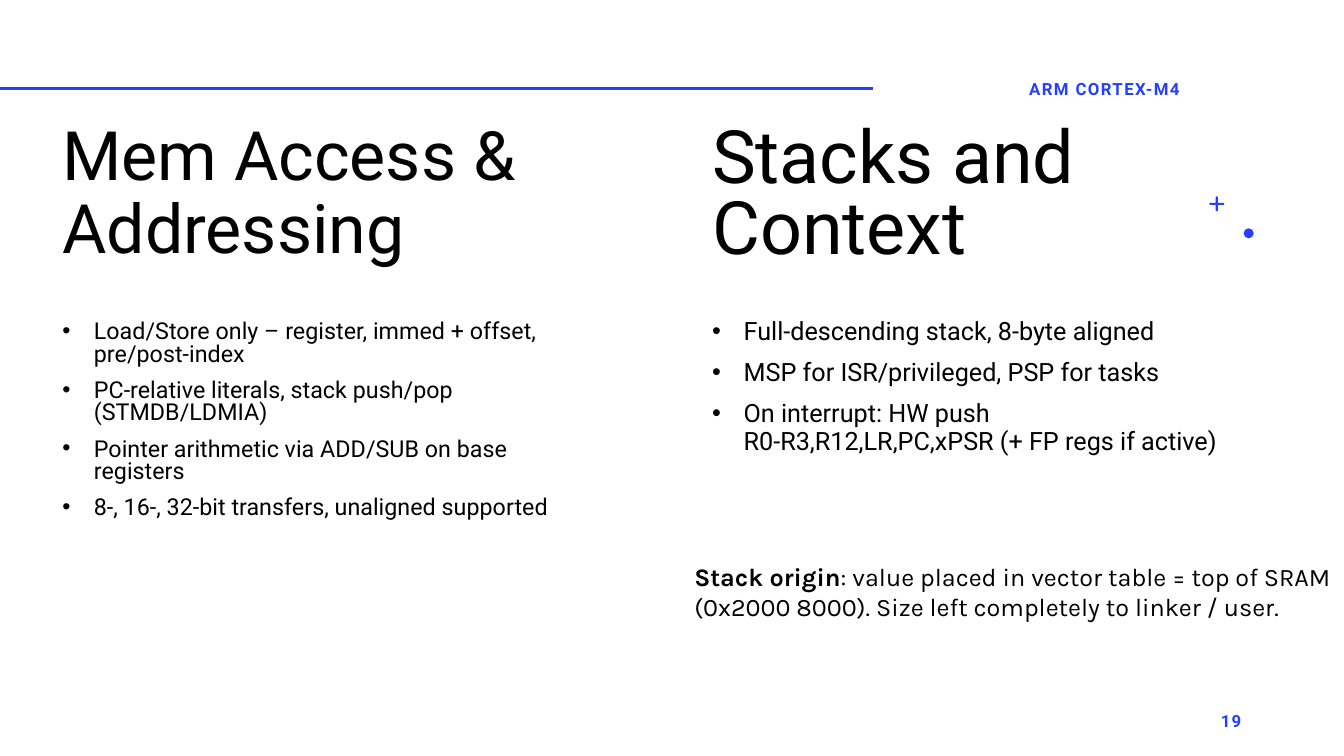
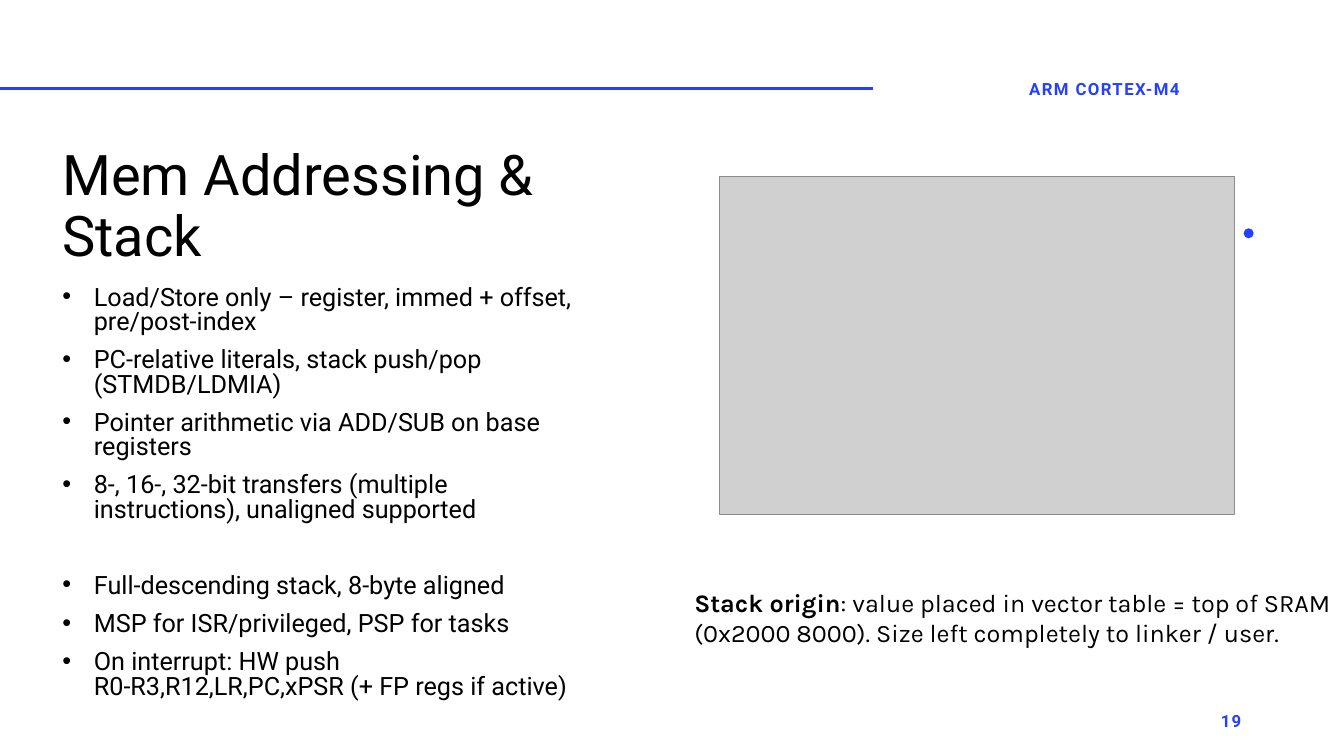
Before and after one commit to MarkDannemiller/MicroArchitecture, a slide deck: slide 19 of assignments/hw7/HW7-DANNEMILLER-MARK-COMMERCIAL-MP.pptx. Drawn at 1344x756 pixels with LibreOffice and Linux fonts; fonts in the diff are those of the drawing; grey boxes stand for pictures. Boxes give left, top, right and bottom in pixels: in the first picture for what was removed or moved away, otherwise in the second. Text is boxed around its words. In the diff, an @@ line names an element or a change of style, - is before the commit and + after.

Commit message:
more fixes to packing instructions

```diff
--- a/assignments/hw7/HW7-DANNEMILLER-MARK-COMMERCIAL-MP.pptx
+++ b/assignments/hw7/HW7-DANNEMILLER-MARK-COMMERCIAL-MP.pptx
@@ text removed at <box>712,127,1074,255</box> @@
-Stacks and Context
@@ title at <box>62,153,485,257</box>: text changed; size 48.6 to 40 pt @@
-Mem Access & Addressing
+Mem Addressing & Stack
@@ picture added at <box>720,176,1235,514</box> @@
@@ freeform shape removed at <box>1210,197,1225,212</box> @@
@@ text "Load/Store only – register, immed ...": place and size @@
-text "Load/Store only – register, immed ..." at <box>94,321,548,520</box>
+text "Load/Store only – register, immed ..." at <box>94,287,571,701</box>
@@ text at <box>94,287,571,461</box>: size 16.6 to 18 pt in "Load/Store only – register, immed + offset, ...", "PC‑relative literals, stack push/pop (STMDB/LDMIA)", "Pointer arithmetic via ADD/SUB on base registers" @@
@@ text removed at <box>744,321,1216,456</box> @@
-• Full‑descending stack, 8‑byte aligned
-• MSP for ISR/privileged, PSP for tasks
-• On interrupt: HW push R0‑R3,R12,LR,PC,xPSR (+ FP regs if active)
@@ text at <box>94,473,566,701</box>: text changed; size 16.6 to 18 pt @@
-• 8‑, 16‑, 32‑bit transfers, unaligned supported
+• 8‑, 16‑, 32‑bit transfers (multiple instructions), unaligned supported
+• Full‑descending stack, 8‑byte aligned
+• MSP for ISR/privileged, PSP for tasks
+• On interrupt: HW push R0‑R3,R12,LR,PC,xPSR (+ FP regs if active)
@@ text "Stack origin: value placed in ...": place and size @@
-text "Stack origin: value placed in ..." at <box>694,568,1330,622</box>
+text "Stack origin: value placed in ..." at <box>694,594,1330,648</box>
```
Also in this commit, not shown: 2 other slides changed, 9 other files.
